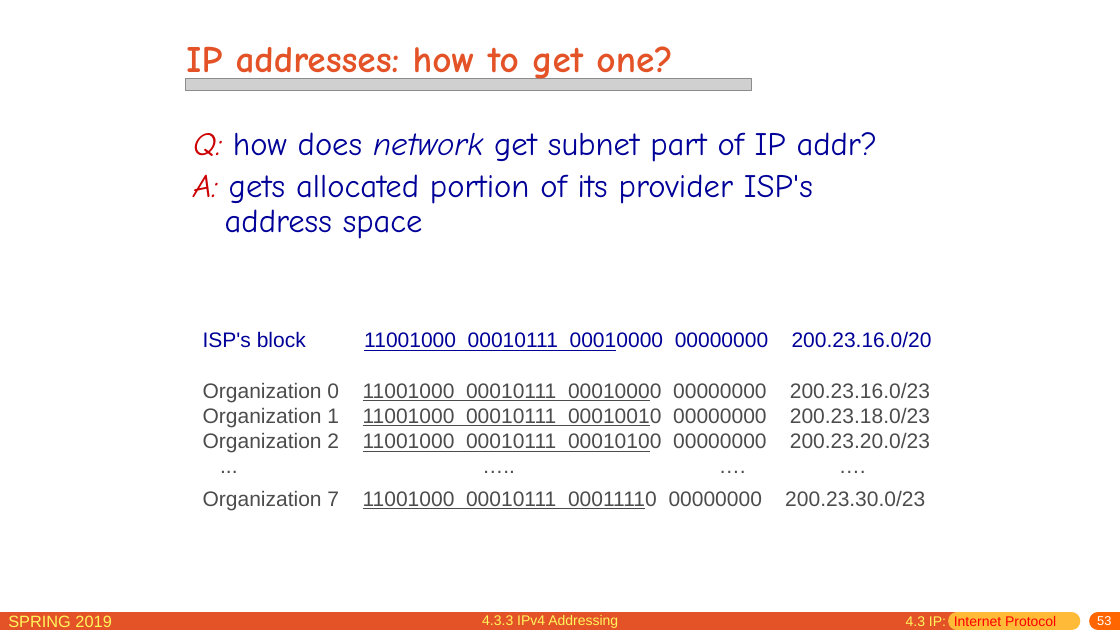
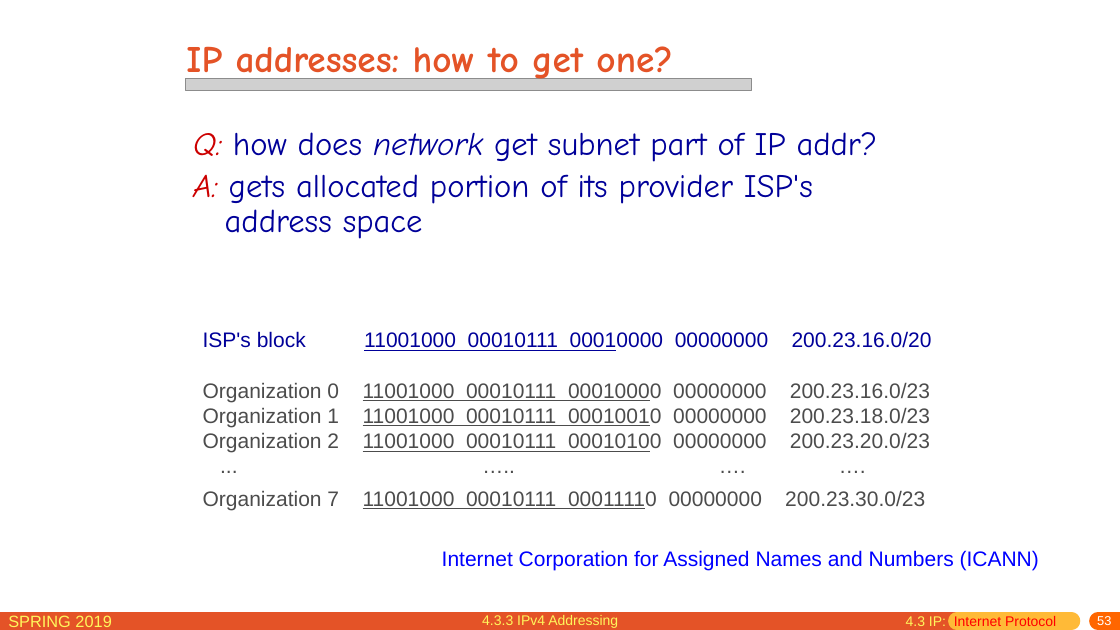
Before and after one commit to jichenghu/PPT_networkDistributed, a slide deck: slide 53 of chapter4.pptx. Drawn at 1120x630 pixels with LibreOffice and Linux fonts; fonts in the diff are those of the drawing; grey boxes stand for pictures. Boxes give left, top, right and bottom in pixels: in the first picture for what was removed or moved away, otherwise in the second. Text is boxed around its words. In the diff, an @@ line names an element or a change of style, - is before the commit and + after.

```diff
--- a/chapter4.pptx
+++ b/chapter4.pptx
@@ text added at bbox=[442, 550, 1039, 571], 18 pt, text #0000FF @@
+Internet Corporation for Assigned Names and Numbers (ICANN)
```
Also in this commit, not shown: 5 other slides changed.
